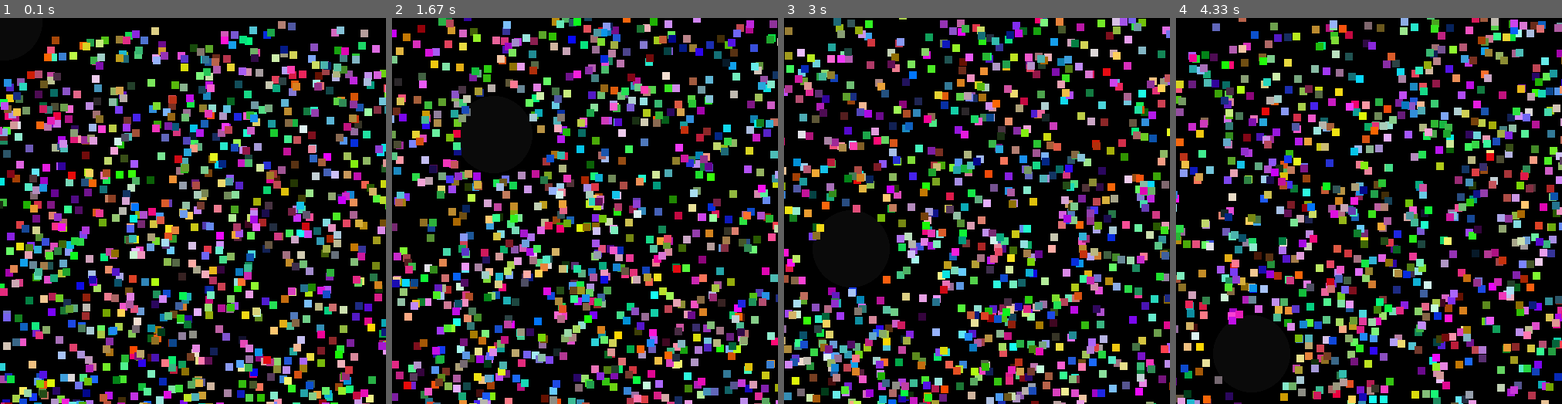
Above: before the commit, frames 1-4 (left to right).
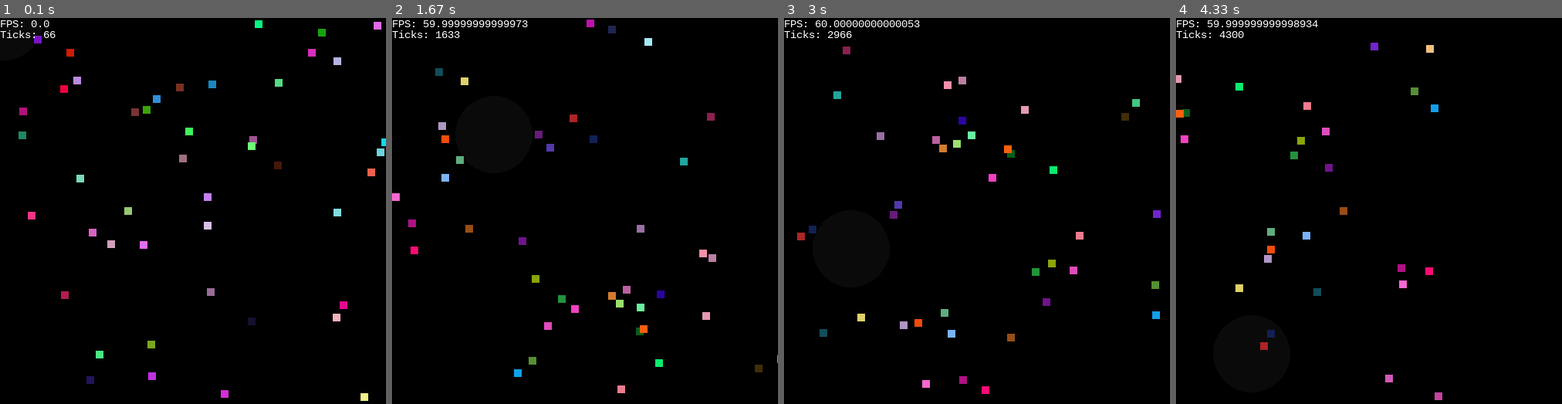
Above: after the commit, the same moments.

Repository: DeaSTL/pygame-OO
Game: pygame game, started from main.py
The game is run twice, just before and just after one commit, with the same random seed, the same clock (stepped at 60 frames per second) and the same inputs.
Inputs (mouse positions are in pixels of both pictures, inside the frame that each line leads up to):
- Up to frame 1 (0.1 s): no input
- Up to frame 2 (1.67 s): tap G at 0.33 s; click (623, 295) at 0.72 s; click (727, 346) at 1.05 s; click (492, 133) at 1.38 s
- Up to frame 3 (3 s): click (977, 257) at 1.72 s; click (922, 129) at 2.05 s; click (1112, 311) at 2.38 s; click (849, 249) at 2.72 s
- Up to frame 4 (4.33 s): click (1257, 137) at 3.05 s; click (1276, 280) at 3.38 s; click (1507, 299) at 3.72 s; click (1253, 353) at 4.05 s

The runs differ from the first frame. In frame 1, 32% of the frame differs, in the area x 0-100%, y 0-100%; in frame 2, 31%; in frame 3, 30%; in frame 4, 29%.

Commit message:
Added Particle Mechanics Class

Diff:
--- a/main.py
+++ b/main.py
@@ -1,45 +1,20 @@
 import particle
 import pygameapp
+import particleMechanics
 import random
 import mathaddons as ma
 particle_array = []
-class main(pygameapp.App):
 
-	def createParticles(self):
-		for i in range(1,1000):
-			global particle_array
-			rand_pos = (random.randrange(0,self.getWindowWidth()),
-				random.randrange(0,self.getWindowHeight()))
-			particle_array.append(particle.sand(rand_pos))
-	def drawParticles(self):
-		global particle_array
-		for pos in particle_array:
-			self.pygame.draw.rect(self.display,pos.color,(pos.getPosition()[0],pos.getPosition()[1],10,10),0)
-	def applyForce(self):
-		global particle_array
-		for part in particle_array:
-			part.setPositionX(part.getPositionX()+part.speed*part.getSlope()[0])
-			part.setPositionY(part.getPositionY()+part.speed*part.getSlope()[1])
-	def checkCollision(self):
-		for part in particle_array:
-			mouse_pos = self.pygame.mouse.get_pos()
-			if part.getPositionX() > self.getWindowWidth():
-				part.setSpeed(-part.getSpeed())
-				part.setAngle(part.getAngle()+90)
-			if part.getPositionX() < 0:
-				part.setSpeed(-part.getSpeed())
-				part.setAngle(part.getAngle()+90)
-			if part.getPositionY() > self.getWindowHeight():
-				part.setSpeed(-part.getSpeed())
-				part.setAngle(part.getAngle()+90)
-			if part.getPositionY() < 0:
-				part.setSpeed(-part.getSpeed())
-				part.setAngle(part.getAngle()+90)
-			if ma.distance(part.getPositionX(),part.getPositionY(),mouse_pos[0],mouse_pos[1]) < 50:
-				part.setPositionX(part.getPositionX()+100*part.getSlope()[0])
-				part.setPositionY(part.getPositionY()+100*part.getSlope()[1])
-	def drawMouseRange(self):
-		self.pygame.draw.circle(self.display,(10,10,10),self.pygame.mouse.get_pos(),50,0)
+class main(pygameapp.App,particleMechanics.mechanics):
+	def drawText(self,string,x,y,color):
+		myfont = self.pygame.font.SysFont("monospace", 14)
+		label = myfont.render(string, 14, color)
+		self.display.blit(label,(x,y))
+	def onKeyPressed(self,key):
+		if key == self.pygame.K_g:
+			self.reCreateParticles()
+	def onMouseClick(self,x,y,button):
+		self.moveToPoint(x,y)
 	def onStart(self):
 		self.createParticles()
 		self.drawParticles()
@@ -48,5 +23,7 @@
 		self.drawParticles()
 		self.applyForce()
 		self.checkCollision()
+		self.drawText("FPS: "+str(self.clock.get_fps()),0,0,(255,255,255))
+		self.drawText("Ticks: "+str(self.ticks),0,14,(255,255,255))
 
 main(500,500,60).start()
--- a/mathaddons.py
+++ b/mathaddons.py
@@ -1,3 +1,5 @@
 import math
 def distance(x1,y1,x2,y2):
 	return math.sqrt((x1-x2)**2+(y1-y2)**2)
+def get2pSlope(x1,y1,x2,y2):
+	return (y2-y1)/(x2-x1)
--- a/particle.py
+++ b/particle.py
@@ -3,7 +3,7 @@
 class sand(object):
 	def __init__(self,position):
 		self.partPosition = list(position)
-		self.speed = random.randrange(1,15)
+		self.speed = 5 #random.randrange(1,15)
 		self.angle = random.randrange(1,180)
 
 		self.XSlope = math.cos(math.radians(self.angle))
--- /dev/null
+++ b/particleMechanics.py
@@ -0,0 +1,56 @@
+import random
+import mathaddons as ma
+import particle
+import math
+particle_array = []
+class mechanics(object):
+	def createParticles(self):
+		for i in range(1,50):
+			global particle_array
+			rand_pos = (random.randrange(0,self.getWindowWidth()),
+				random.randrange(0,self.getWindowHeight()))
+			particle_array.append(particle.sand(rand_pos))
+	def reCreateParticles(self):
+		global particle_array
+		particle_array = []
+		self.createParticles()
+
+	def drawParticles(self):
+		global particle_array
+		for pos in particle_array:
+			self.pygame.draw.rect(self.display,pos.color,(pos.getPosition()[0],pos.getPosition()[1],10,10),0)
+	def applyForce(self):
+		global particle_array
+		for part in particle_array:
+			part.setPositionX(part.getPositionX()+part.speed*part.getSlope()[0])
+			part.setPositionY(part.getPositionY()+part.speed*part.getSlope()[1])
+	def checkCollision(self):
+		for part in particle_array:
+			mouse_pos = self.pygame.mouse.get_pos()
+			if part.getPositionX() > self.getWindowWidth():
+				part.setSpeed(-part.getSpeed())
+				part.setAngle(part.getAngle()+90)
+			if part.getPositionX() < 0:
+				part.setSpeed(-part.getSpeed())
+				part.setAngle(part.getAngle()+90)
+			if part.getPositionY() > self.getWindowHeight():
+				part.setSpeed(-part.getSpeed())
+				part.setAngle(part.getAngle()+90)
+			if part.getPositionY() < 0:
+				part.setSpeed(-part.getSpeed())
+				part.setAngle(part.getAngle()+90)
+			if ma.distance(part.getPositionX(),part.getPositionY(),mouse_pos[0],mouse_pos[1]) < 50:
+				part.setSpeed(0)
+				self.pullToPoint(mouse_pos[0],mouse_pos[1])
+			elif not ma.distance(part.getPositionX(),part.getPositionY(),mouse_pos[0],mouse_pos[1]) < 50:
+				part.setSpeed(5)
+
+			self.pullToPoint(mouse_pos[0],mouse_pos[1])
+	def pullToPoint(self,x,y):
+		for part in particle_array:
+			part.setAngle(-math.degrees(math.atan2(part.getPositionX()-x,part.getPositionY()-y)))
+	def moveToPoint(self,x,y):
+		for part in particle_array:
+			part.setPosition((x,y))
+	def drawMouseRange(self):
+		self.pygame.draw.circle(self.display,(10,10,10),self.pygame.mouse.get_pos(),50,0)
--- a/pygameapp.py
+++ b/pygameapp.py
@@ -24,10 +24,14 @@
 		pass
 	def onStart(self):
 		pass
+	def onMousePressed(self,x,y,button):
+		pass
+	def onKeyPressed(self,key):
+		pass
 	def start(self):
 		self.onStart()
 		while self.running:
-
+			self.ticks = self.pygame.time.get_ticks()
 			self.display.fill((0,0,0))
 			self.onExecute()
 			self.clock.tick(self.frameRate)
@@ -43,6 +47,11 @@
 					self.pygame.RESIZABLE)
 					self.windowWidth = event.w
 					self.windowHeight = event.h
+				if event.type == self.pygame.MOUSEBUTTONDOWN:
+					print(event.button)
+					self.onMousePressed(event.pos[0],event.pos[1],event.button)
+				if event.type == self.pygame.KEYDOWN:
+					self.onKeyPressed(event.key)
 
 	def getWindowHeight(self): return self.windowHeight
 	def getWindowWidth(self): return self.windowWidth
Not shown, added: mathaddons.pyc
Not shown, added: particle.pyc
Not shown, added: particleMechanics.pyc
Not shown, added: pygameapp.pyc
